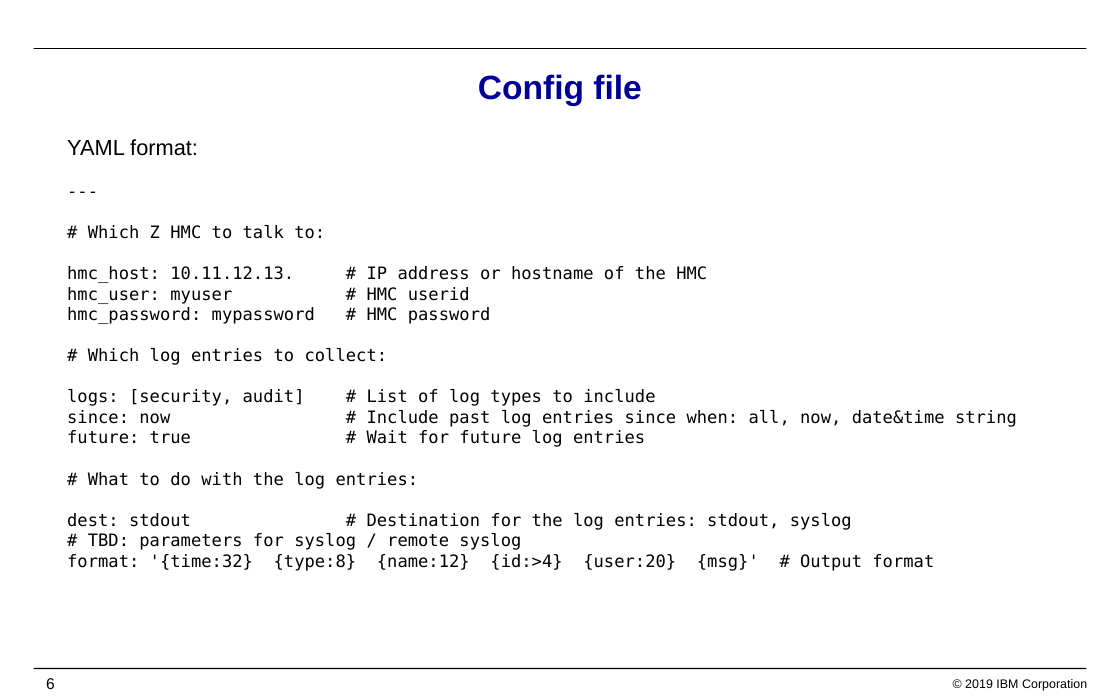
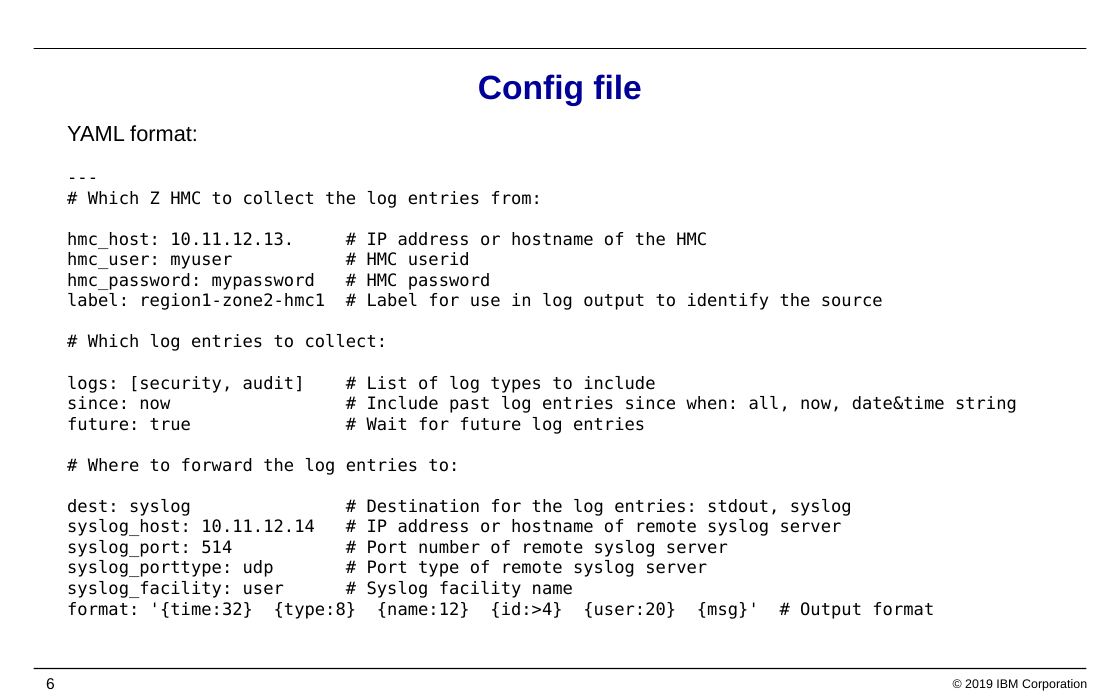
Before and after one commit to zhmcclient/zhmc-log-forwarder, a slide deck: slide 6 of IBM_Z_HMC_Log_Forwarder.pptx. Drawn at 1120x700 pixels with LibreOffice and Linux fonts; fonts in the diff are those of the drawing; background and template pictures are left out. Boxes give left, top, right and bottom in pixels: in the first picture for what was removed or moved away, otherwise in the second. Text is boxed around its words. In the diff, an @@ line names an element or a change of style, - is before the commit and + after.

Commit message:
Updated presentation with latest config parms and output format

```diff
--- a/IBM_Z_HMC_Log_Forwarder.pptx
+++ b/IBM_Z_HMC_Log_Forwarder.pptx
@@ text at bbox=[67, 125, 1017, 619]: text changed @@
-YAML format:
----
-# Which Z HMC to talk to:
-hmc_host: 10.11.12.13. # IP address or hostname of the HMC
-hmc_user: myuser # HMC userid
-hmc_password: mypassword # HMC password
-# Which log entries to collect:
-logs: [security, audit] # List of log types to include
-since: now # Include past log entries since when: all, now, date&time string
-future: true # Wait for future log entries
-# What to do with the log entries:
-dest: stdout # Destination for the log entries: stdout, syslog
-# TBD: parameters for syslog / remote syslog
-format: '{time:32} {type:8} {name:12} {id:>4} {user:20} {msg}' # Output format
+YAML format:
+---
+# Which Z HMC to collect the log entries from:
+hmc_host: 10.11.12.13. # IP address or hostname of the HMC
+hmc_user: myuser # HMC userid
+hmc_password: mypassword # HMC password
+label: region1-zone2-hmc1 # Label for use in log output to identify the source
+# Which log entries to collect:
+logs: [security, audit] # List of log types to include
+since: now # Include past log entries since when: all, now, date&time string
+future: true # Wait for future log entries
+# Where to forward the log entries to:
+dest: syslog # Destination for the log entries: stdout, syslog
+syslog_host: 10.11.12.14 # IP address or hostname of remote syslog server
+syslog_port: 514 # Port number of remote syslog server
+syslog_porttype: udp # Port type of remote syslog server
+syslog_facility: user # Syslog facility name
+format: '{time:32} {type:8} {name:12} {id:>4} {user:20} {msg}' # Output format
```
Also in this commit, not shown: 3 other slides changed, 1 other file.
